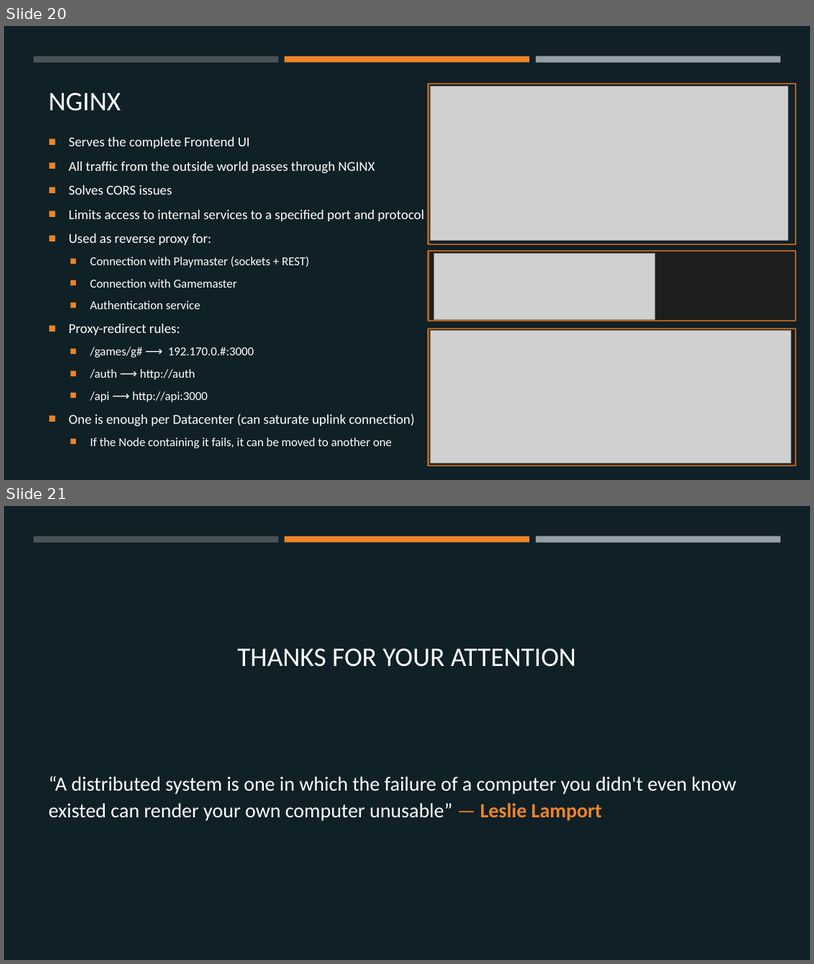
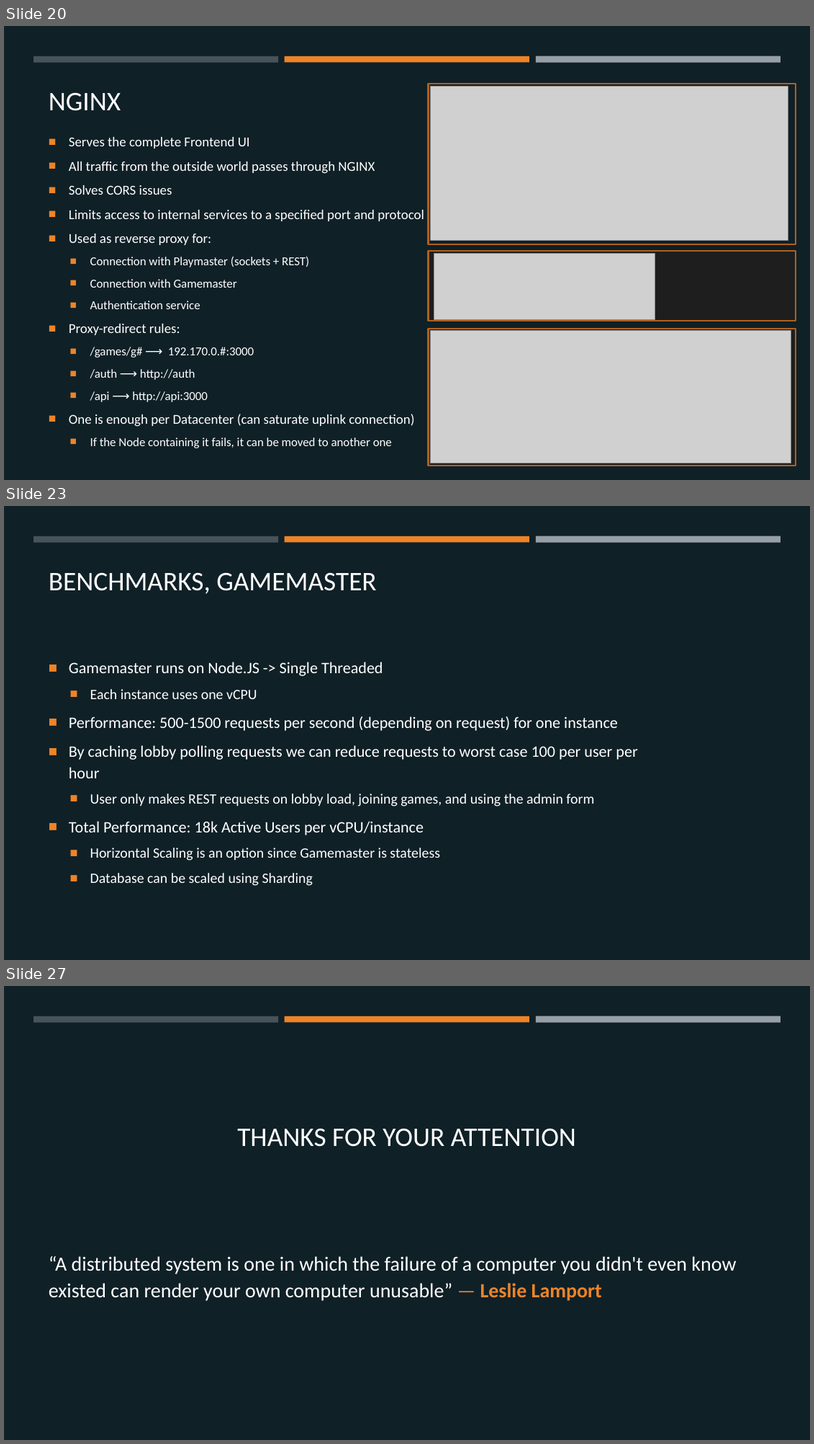
Before and after one commit to margaeor/COMP414-Distributed-Systems, a slide deck: presentation/Distributed.pptx. Shown one above the other, each under a label of ours: slides 20 and 21 before the commit, slides 20, 23 and 27 after it; the slides between them are not shown. The pictures are 814x964 and 814x1444 pixels, drawn with LibreOffice and Linux fonts; fonts in the diff are those of the drawing; grey boxes stand for pictures. Boxes give left, top, right and bottom in pixels: in the first picture for what was removed or moved away, otherwise in the second. Text is boxed around its words. In the diff, an @@ line names an element or a change of style, - is before the commit and + after.

Commit message:
Update report with benchmarks

```diff
--- a/presentation/Distributed.pptx
+++ b/presentation/Distributed.pptx
@@ slide 23 added at box(4, 506, 810, 960), background #102027; not listed: 3 template elements that a slide beside it also shows @@
@@ title added at box(49, 572, 376, 594), 32 pt, text #FFFFFF @@
+BENCHMARKS, GAMEMASTER
@@ text added at box(69, 662, 638, 885), 19 pt, text #FFFFFF @@
+■ Gamemaster runs on Node.JS -> Single Threaded
+  ■ Each instance uses one vCPU
+■ Performance: 500-1500 requests per second (depending on request) for one instance
+■ By caching lobby polling requests we can reduce requests to worst case 100 per user per hour
+  ■ User only makes REST requests on lobby load, joining games, and using the admin form
+■ Total Performance: 18k Active Users per vCPU/instance
+  ■ Horizontal Scaling is an option since Gamemaster is stateless
+  ■ Database can be scaled using Sharding
@@ what was slide 21 is now slide 27 @@
```
Also in this commit, not shown: 5 other slides added.
